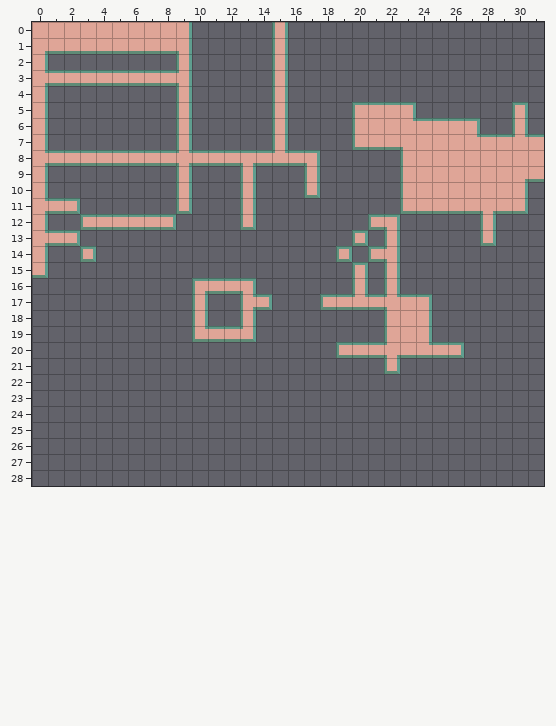
Tiled map (JSON), stored at example/testground.tmj. That is the earlier state.
Cells are 16x16 px. Shown: x 0..31, y 0..28.
The result:
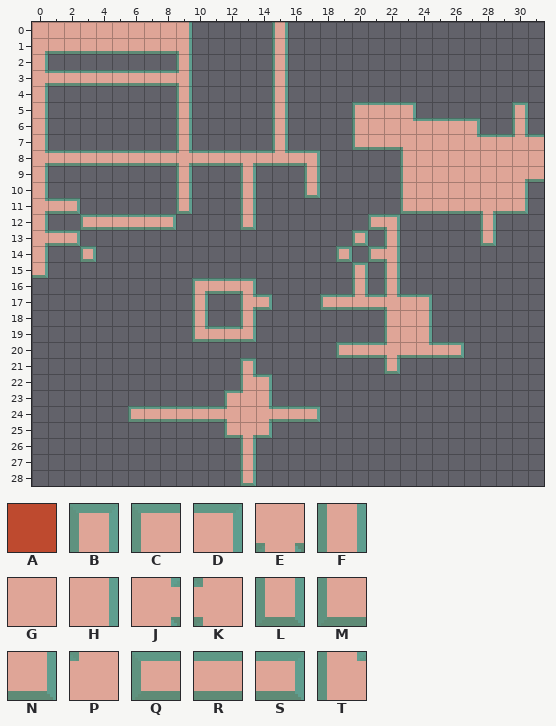
Key: from "rules": A 5; from "tileset-output": B 0, C 1, D 3, E 8, F 10, G 12, H 13, J 17, K 19, L 20, M 21, N 23, P 29, Q 31, R 32, S 33, T 44.
_ is an empty cell.
See-through tiles are keyed as they look on the map.
Changes in this commit:
Layer "walls":
y 21: x 13 _ -> A
y 22: x 13..14 __ -> AA
y 23: x 12..14 ___ -> AAA
y 24: x 6..17 ____________ -> AAAAAAAAAAAA
y 25: x 12..14 ___ -> AAA
y 26..28: x 13 _ -> A
Layer "result":
y 21: x 13 _ -> B
y 22: x 13..14 __ -> TD
y 23: x 12..14 ___ -> CPH
y 24: x 6..17 ____________ -> QRRRRRKGJRRS
y 25: x 12..14 ___ -> MEN
y 26..27: x 13 _ -> F
y 28: x 13 _ -> L
Pixel boxes of the changes (left, top, right, bottom) in both pictures:
added: (128, 358, 320, 486)
